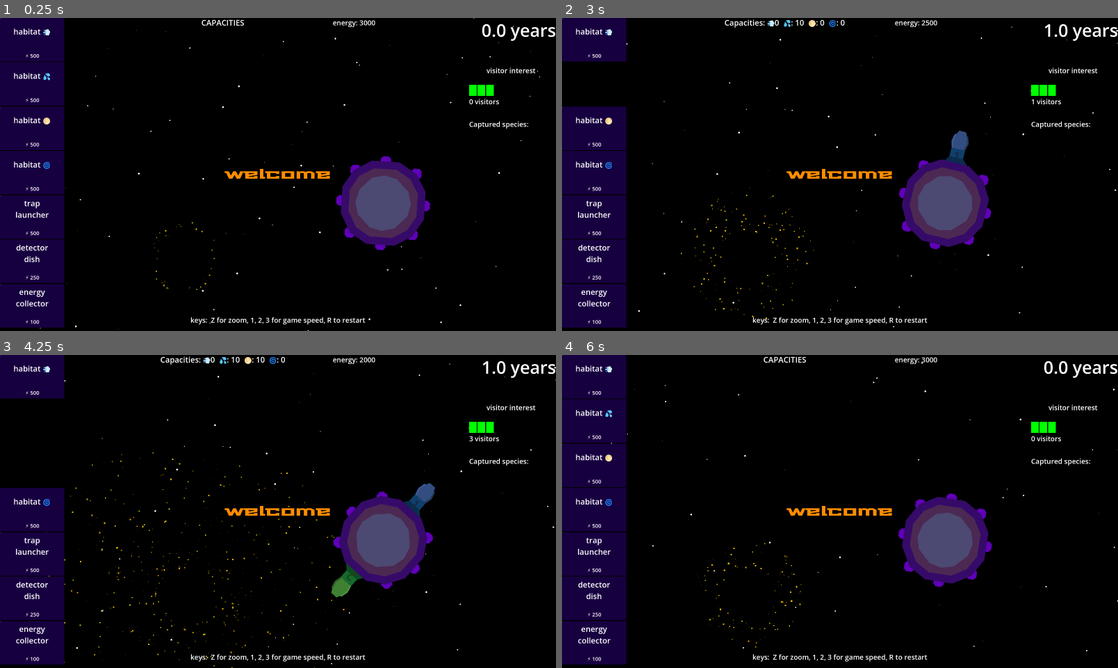
Above: before the commit, frames 1-4 (two rows, left to right).
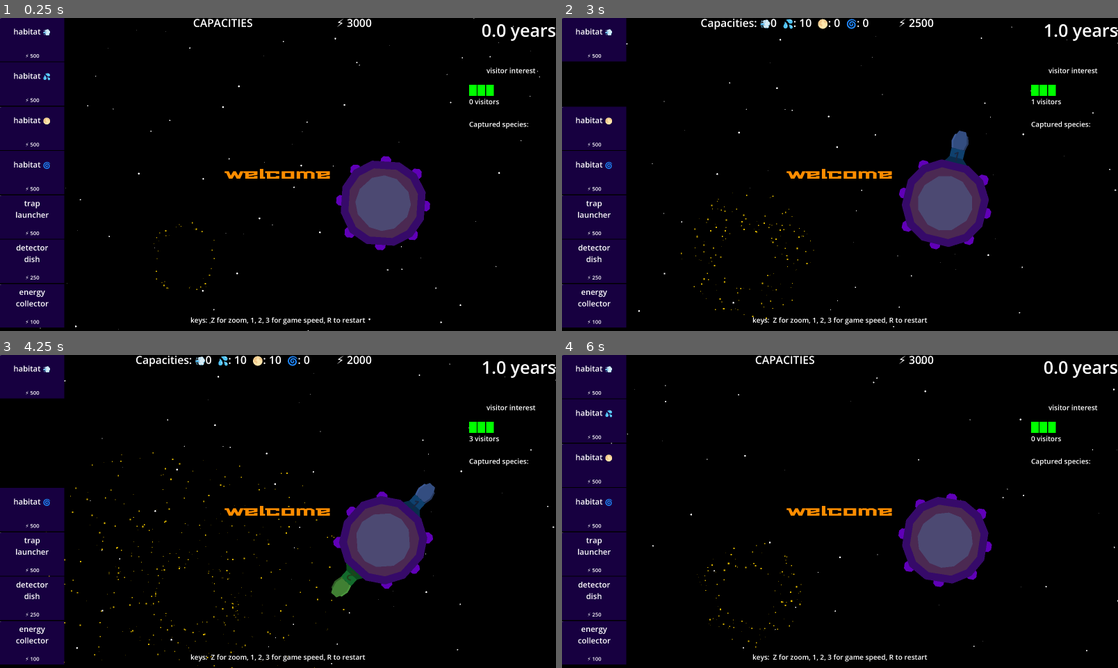
Above: after the commit, the same moments.

Repository: opensourceame/tins-2026
Game: Godot game, scene res://main.tscn
Same seed, same stepped clock (60 frames per second), same inputs: the game is played once before the commit and once after it.
Inputs (mouse positions are in pixels of both pictures, inside the frame that each line leads up to):
- Up to frame 1 (0.25 s): no input
- Up to frame 2 (3 s): tap Enter at 0.5 s; move the mouse to (595, 39) at 0.52 s; hold W 0.53-1.28 s; tap R at 0.6 s; click (595, 39) at 0.67 s; move the mouse to (595, 83) at 1.27 s; tap G at 1.35 s; click (595, 83) at 1.42 s; click "Try Again" at 2 s; move the mouse to (595, 83) at 2.77 s; hold W from 2.78 s (still down); tap 1 at 2.85 s; click (595, 83) at 2.92 s
- Up to frame 3 (4.25 s): keep holding W; move the mouse to (33, 464) at 3.52 s; tap 2 at 3.6 s; click (33, 464) at 3.67 s
- Up to frame 4 (6 s): move the mouse to (595, 508) at 4.27 s; release W at 4.28 s; tap 3 at 4.35 s; click (595, 508) at 4.42 s; move the mouse to (595, 555) at 5.02 s; tap Z at 5.1 s; click (595, 555) at 5.17 s; move the mouse to (867, 511) at 5.77 s; tap R at 5.85 s; click (867, 511) at 5.92 s

The runs differ from the first frame. In frame 1, 0.3% of the frame differs, in the area x 0-68%, y 0-86%; in frame 2, 0.6%; in frame 3, 0.6%; in frame 4, 0.3%.

Commit message:
cosmetics

Diff:
--- a/hud/hud.gd
+++ b/hud/hud.gd
@@ -20,7 +20,7 @@
         show_next_message()
 
     $Control/VBoxContainer/Visitors/Label.text = str(int(game.visitors)) + ' visitors'
-    %EnergyLabel.text = "energy: " + str(int(game.energy))
+    %EnergyLabel.text = "⚡️ " + str(int(game.energy))
 
     update_visitor_interest()
 
--- a/hud/hud.tscn
+++ b/hud/hud.tscn
@@ -28,6 +28,7 @@
 anchor_bottom = 1.0
 grow_horizontal = 2
 grow_vertical = 2
+scale = Vector2(1.0008509, 1)
 size_flags_horizontal = 3
 size_flags_vertical = 3
 
@@ -242,7 +243,7 @@
 grow_horizontal = 2
 grow_vertical = 2
 theme = ExtResource("4_0ivg5")
-theme_override_font_sizes/font_size = 36
+theme_override_font_sizes/font_size = 50
 text = "CAPACITIES"
 
 [node name="Control2" type="Control" parent="Control2/HBoxContainer" unique_id=1646413092]
@@ -263,8 +264,8 @@
 offset_bottom = 22.5
 grow_horizontal = 2
 grow_vertical = 2
-theme_override_font_sizes/font_size = 32
-text = "energy: 0"
+theme_override_font_sizes/font_size = 50
+text = "⚡️ 0"
 
 [node name="Control3" type="Control" parent="Control2/HBoxContainer" unique_id=1909364967]
 custom_minimum_size = Vector2(200, 0)
--- a/moon_trap.tscn
+++ b/moon_trap.tscn
@@ -6,6 +6,7 @@
 radius = 8.0
 
 [sub_resource type="ParticleProcessMaterial" id="ParticleProcessMaterial_wyfkj"]
+lifetime_randomness = 0.16
 particle_flag_disable_z = true
 inherit_velocity_ratio = 0.32
 gravity = Vector3(0, 0, 0)
@@ -38,5 +39,5 @@
 shape = SubResource("CircleShape2D_wyfkj")
 
 [node name="ParticleTrail" type="GPUParticles2D" parent="." unique_id=1255494323]
-amount = 10
+amount = 100
 process_material = SubResource("ParticleProcessMaterial_wyfkj")
--- a/spica/energy_collector.gd
+++ b/spica/energy_collector.gd
@@ -22,5 +22,5 @@
 
 func _physics_process(_delta: float) -> void:
     if collecting:
-        if randf() < 0.1:
+        if randf() < 0.15:
             SignalBus.energy_collected.emit()
Not shown, changed: TODO.md
